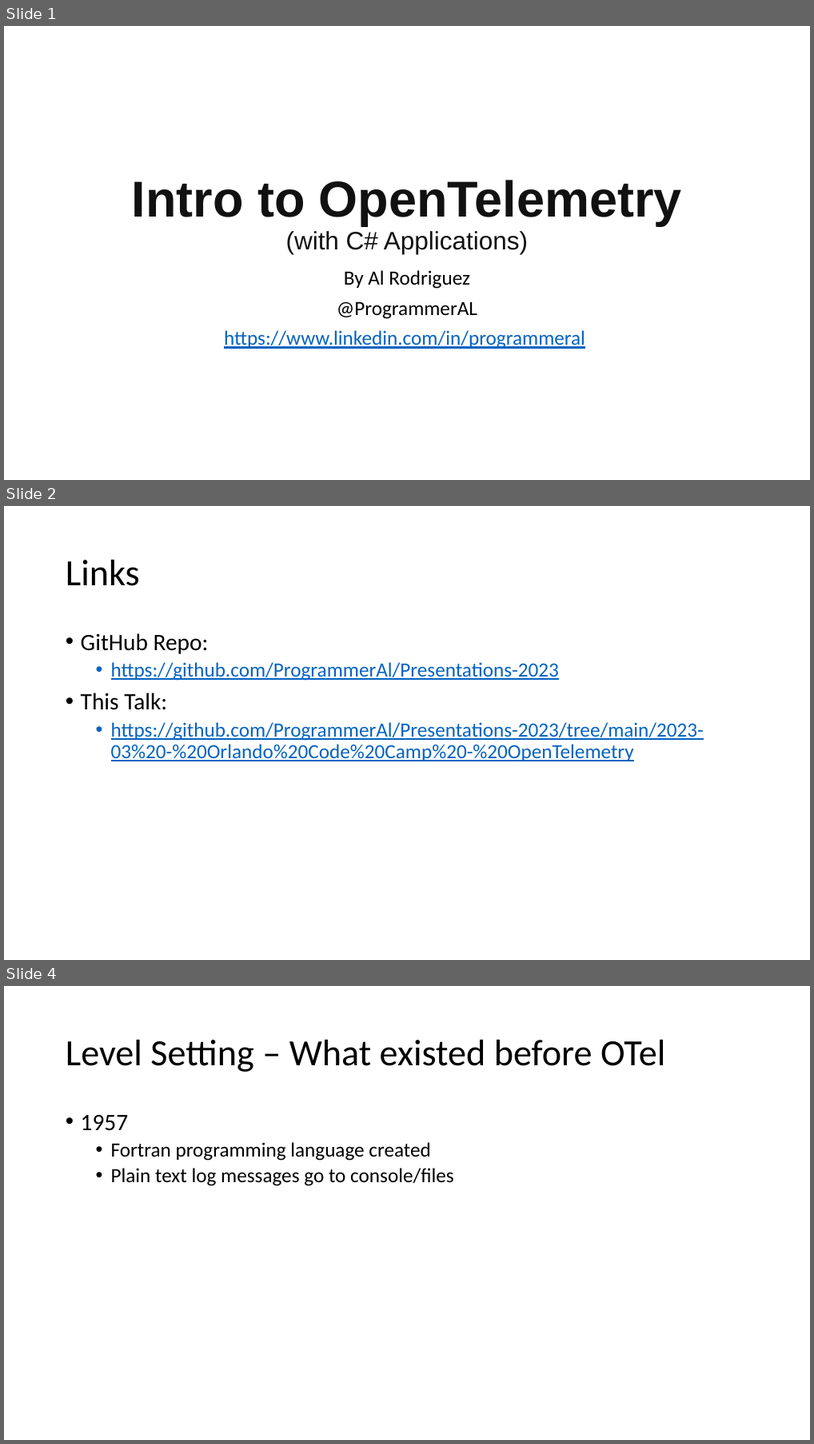
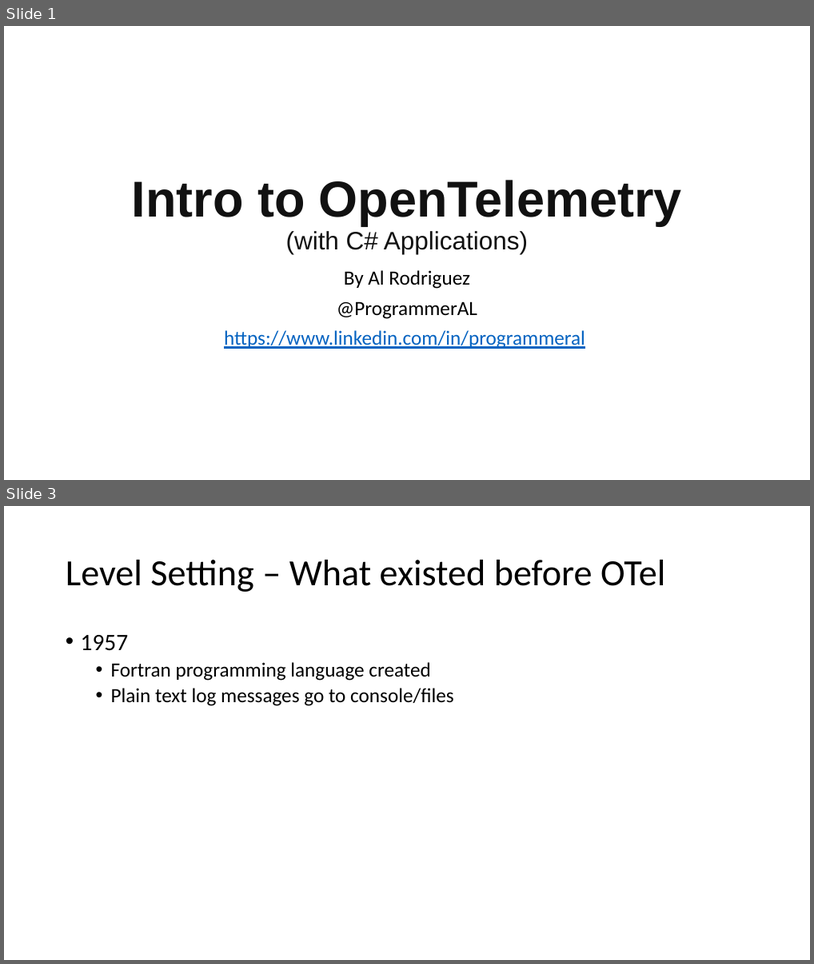
Before and after one commit to ProgrammerAL/Presentations-2023, a slide deck: 2023-03 - Orlando Code Camp - OpenTelemetry/Presentation.pptx. Shown one above the other, each under a label of ours: slides 1, 2 and 4 before the commit, slides 1 and 3 after it; the slides between them are not shown. The pictures are 814x1444 and 814x964 pixels, drawn with LibreOffice and Linux fonts; fonts in the diff are those of the drawing. Boxes give left, top, right and bottom in pixels: in the first picture for what was removed or moved away, otherwise in the second. Text is boxed around its words. In the diff, an @@ line names an element or a change of style, - is before the commit and + after.

```diff
--- a/2023-03 - Orlando Code Camp - OpenTelemetry/Presentation.pptx
+++ b/2023-03 - Orlando Code Camp - OpenTelemetry/Presentation.pptx
@@ slide 2 removed at [4,506,810,960], background #FFFFFF @@
@@ title removed at [66,560,140,586] @@
-Links
@@ text removed at [81,633,704,761] @@
-• GitHub Repo:
-  • https://github.com/ProgrammerAl/Presentations-2023
-• This Talk:
-  • https://github.com/ProgrammerAl/Presentations-2023/tree/main/2023-03%20-%20Orlando%20Code%20Camp%20-%20OpenTelemetry
@@ what was slide 4 is now slide 3 @@
```
Also in this commit, not shown: 3 slides changed, 1 slide added, 5 other files.
